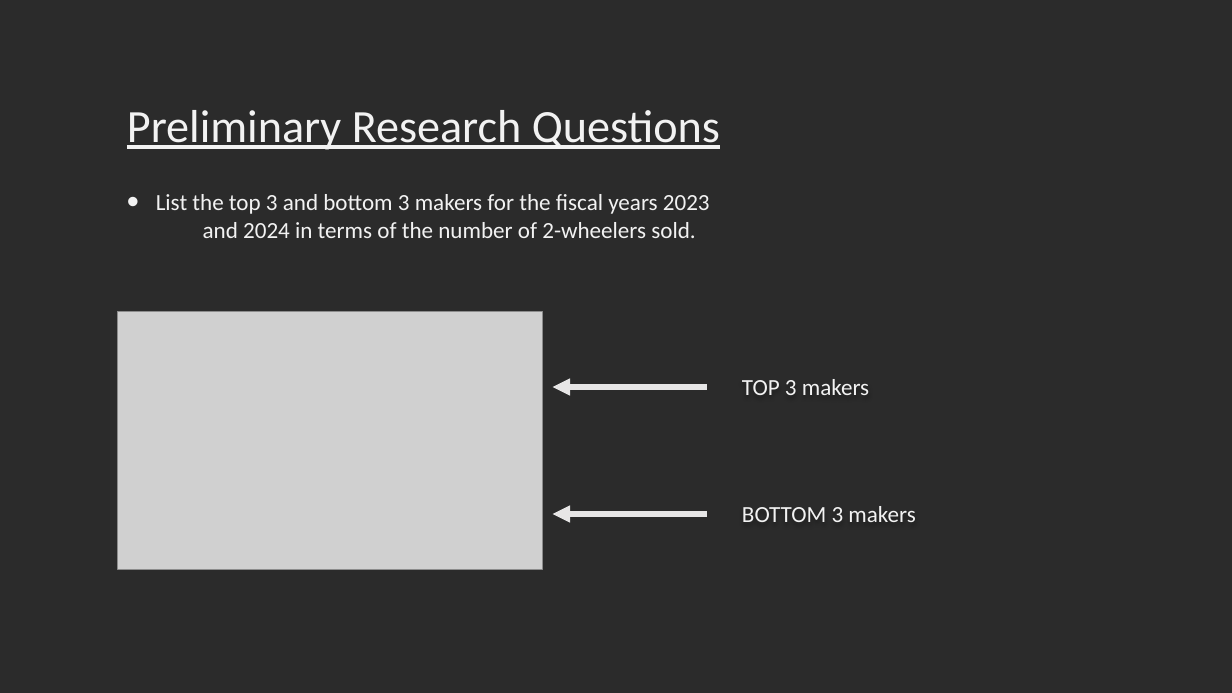
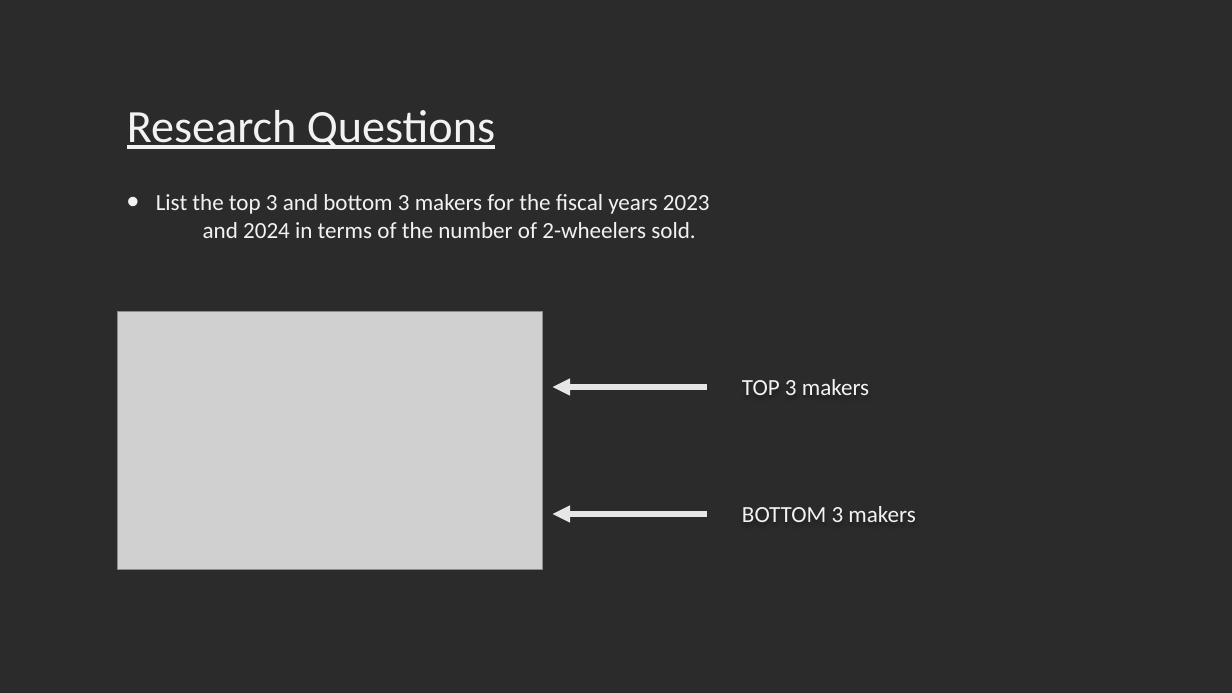
Before and after one commit to Singh-Abhi-47/Code-basics-12_project, a slide deck: slide 3 of Presentation/AtliQ Motors Project.pptx. Drawn at 1232x693 pixels with LibreOffice and Linux fonts; fonts in the diff are those of the drawing; grey boxes stand for pictures; background and template pictures are left out; a plain dark background stands for a picture behind light text. Boxes give left, top, right and bottom in pixels: in the first picture for what was removed or moved away, otherwise in the second. Text is boxed around its words. In the diff, an @@ line names an element or a change of style, - is before the commit and + after.

Commit message:
Presentation Updates

```diff
--- a/Presentation/AtliQ Motors Project.pptx
+++ b/Presentation/AtliQ Motors Project.pptx
@@ text at (127,110,495,149): text changed @@
-Preliminary Research Questions
+Research Questions
```
